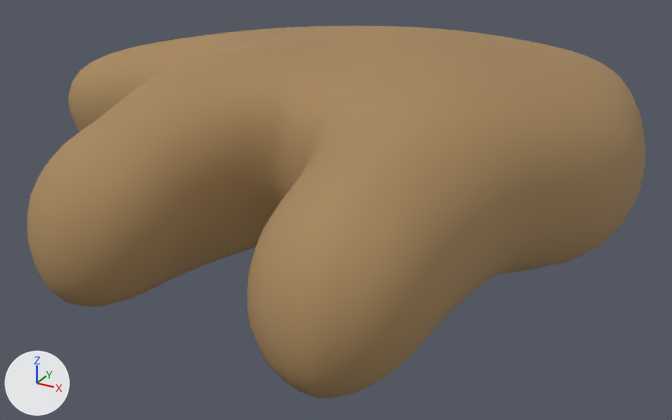
Before and after pictures for a commit that changed the FBX model DreamOS/Assets/avatar/1/left-hand.fbx.
The view is the same before and after, from a 50 mm lens placed at (0.0851, -0.2527, 0.0826), pointed at (-0.0152, -0.0703, -0.0086). Arrows for +X, +Y and +Z are at lower left; the lights stay in place. Where no turn or scale is listed for an object, it has been applied to the vertices.

Script lines for the objects in view, before the commit:
```python
mat_originial_female_hand = principled_material('Originial Female Hand')
mat_originial_female_hand.texture = img_hand_1_tga
mat_originial_female_hand.roughness = 0.859
me_mesh = bpy.data.meshes.new('Mesh')
me_mesh.from_pydata(...)  # 1602 vertices, 1600 faces; spans x -0.108..0.052, y -0.149..0.01, z -0.019..0.034
me_mesh.materials.append(mat_originial_female_hand)  # picture img_hand_1_tga
ob_left_hand = bpy.data.objects.new('Left Hand', me_mesh)
ob_left_hand.location = (0.0, 0.0, 0.0)
```
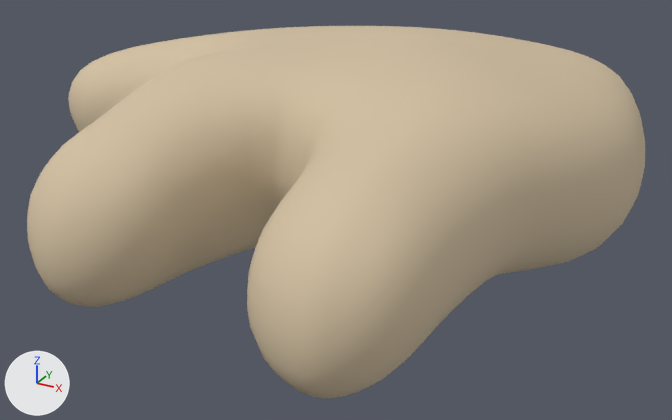
Changed parts and their boxes (x1, y1, x2, y2) in the pictures (672 x 420 px):
'Left Hand', surface changed (brown to beige): (27, 26, 645, 398) in both

What changed in the scene script:
```text
Change mat_originial_female_hand:
    remove mat_originial_female_hand.texture = img_hand_1_tga
    add mat_originial_female_hand.base_color = (0.647, 0.525, 0.357)  # beige #d2c0a1
```
